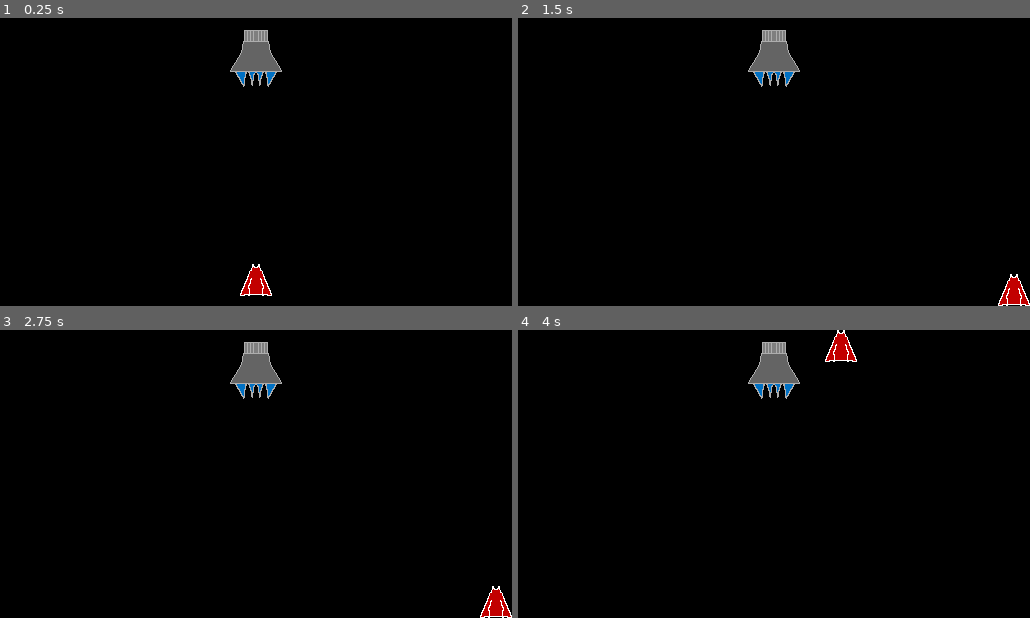
Above: before the commit, frames 1-4 (two rows, left to right).
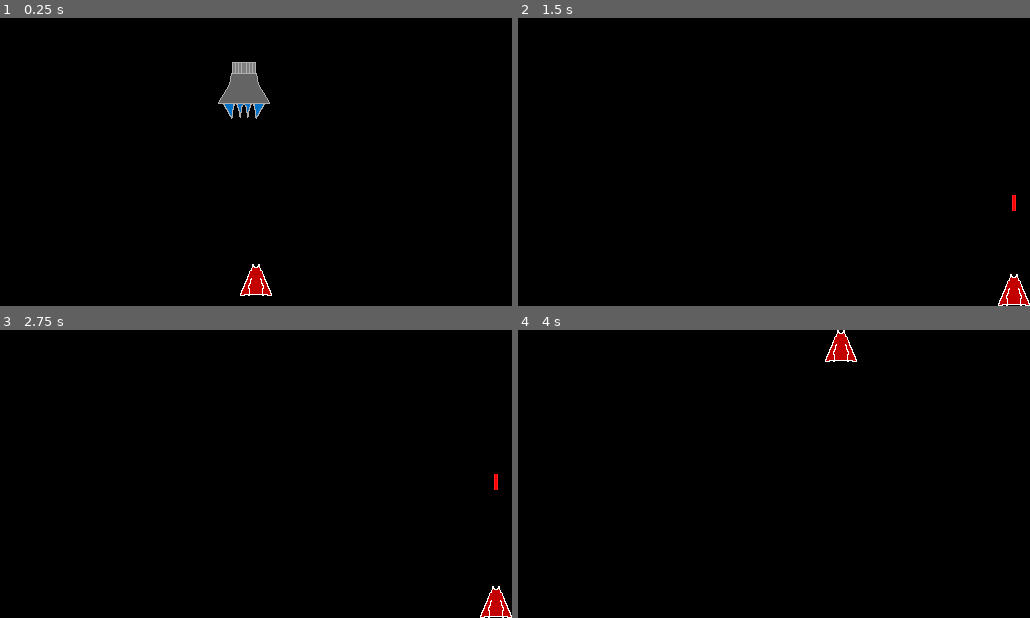
Above: after the commit, the same moments.

Repository: Dovodx/ld57
Game: Godot game, scene res://Scenes/level.tscn
The game is run twice, just before and just after one commit, with the same random seed, the same clock (stepped at 60 frames per second) and the same inputs. This scene is started directly instead of the project's main scene.
Inputs (mouse positions are in pixels of both pictures, inside the frame that each line leads up to):
- Up to frame 1 (0.25 s): no input
- Up to frame 2 (1.5 s): move the mouse to (886, 147) at 0.52 s; press the mouse at (886, 147) at 0.53 s; hold D (right) 0.53-1.28 s; move the mouse to (671, 176) at 1.27 s; release the mouse at (671, 176) at 1.28 s; hold S (back) from 1.28 s (still down); click (671, 176) at 1.35 s
- Up to frame 3 (2.75 s): tap Enter at 2 s; move the mouse to (307, 410) at 2.02 s; release S (back) at 2.03 s; press the mouse at (307, 410) at 2.03 s; hold D (right) from 2.03 s (still down)
- Up to frame 4 (4 s): move the mouse to (748, 531) at 2.77 s; release D (right) at 2.78 s; release the mouse at (748, 531) at 2.78 s; hold W (forward) 2.78-3.53 s; click (748, 531) at 2.85 s; move the mouse to (927, 517) at 3.52 s; press the mouse at (927, 517) at 3.53 s; hold A (left) from 3.53 s (still down)

The runs differ from the first frame. In frame 1, 2.0% of the frame differs, in the area x 42-56%, y 4-36%; in frame 2, 1.2%; in frame 3, 1.2%; in frame 4, 1.1%.

Commit message:
Laser shooting, player and enemy collisions almost done

Diff:
--- /dev/null
+++ b/Prefabs/player_laser.tscn
@@ -0,0 +1,35 @@
+[gd_scene load_steps=5 format=3 uid="uid://b623nbltxuqvb"]
+
+[ext_resource type="Script" uid="uid://bmibqxwxw2prg" path="res://Scripts/PlayerLaserScript.gd" id="1_jq6rg"]
+[ext_resource type="Texture2D" uid="uid://w4mqll5eyham" path="res://Textures/player laser.png" id="1_r7l8n"]
+[ext_resource type="Script" uid="uid://buqt0ou6cf8x7" path="res://Scripts/HitboxScript.gd" id="3_et36x"]
+
+[sub_resource type="RectangleShape2D" id="RectangleShape2D_81xng"]
+size = Vector2(4, 16)
+
+[node name="player laser" type="CharacterBody2D"]
+collision_layer = 4
+collision_mask = 2
+motion_mode = 1
+script = ExtResource("1_jq6rg")
+
+[node name="sprite" type="Sprite2D" parent="."]
+texture = ExtResource("1_r7l8n")
+
+[node name="deathtimer" type="Timer" parent="."]
+process_callback = 0
+wait_time = 0.35
+one_shot = true
+autostart = true
+
+[node name="hitbox" type="Area2D" parent="."]
+collision_layer = 4
+collision_mask = 10
+script = ExtResource("3_et36x")
+
+[node name="CollisionShape2D" type="CollisionShape2D" parent="hitbox"]
+visible = false
+shape = SubResource("RectangleShape2D_81xng")
+
+[connection signal="timeout" from="deathtimer" to="." method="_on_deathtimer_timeout"]
+[connection signal="was_hit" from="hitbox" to="." method="_on_hitbox_was_hit"]
--- a/Scenes/level.tscn
+++ b/Scenes/level.tscn
@@ -1,8 +1,10 @@
-[gd_scene load_steps=5 format=3 uid="uid://dg4fnd0lydoit"]
+[gd_scene load_steps=7 format=3 uid="uid://dg4fnd0lydoit"]
 
 [ext_resource type="Script" uid="uid://cr5xu4kagjcec" path="res://Scripts/PlayerScript.gd" id="1_6phgx"]
 [ext_resource type="Texture2D" uid="uid://dqgmrvc6gxgo4" path="res://Textures/player.png" id="1_tumq0"]
 [ext_resource type="Texture2D" uid="uid://bgrytuceaec2j" path="res://Textures/enemy 1.png" id="2_k5f4k"]
+[ext_resource type="Script" uid="uid://dnt77miv7gun3" path="res://Scripts/Enemy1Script.gd" id="3_81xng"]
+[ext_resource type="Script" uid="uid://bswyl63jrj7lh" path="res://Scripts/HealthScript.gd" id="5_wqkje"]
 
 [sub_resource type="RectangleShape2D" id="RectangleShape2D_6phgx"]
 size = Vector2(9000, 200)
@@ -12,20 +14,30 @@
 [node name="player" type="CharacterBody2D" parent="."]
 position = Vector2(256, 262)
 collision_mask = 58
+motion_mode = 1
 script = ExtResource("1_6phgx")
 
 [node name="sprite" type="Sprite2D" parent="player"]
 texture = ExtResource("1_tumq0")
 
+[node name="laser timer" type="Timer" parent="player"]
+process_callback = 0
+wait_time = 0.25
+one_shot = true
+
 [node name="collider" type="CollisionPolygon2D" parent="player"]
 visible = false
 polygon = PackedVector2Array(16, 16, 4, -16, -4, -16, -16, 16)
 
-[node name="Enemy1" type="Sprite2D" parent="."]
-position = Vector2(256, 41)
-texture = ExtResource("2_k5f4k")
+[node name="hurtbox" type="Area2D" parent="player"]
+collision_mask = 10
+
+[node name="collider" type="CollisionPolygon2D" parent="player/hurtbox"]
+visible = false
+polygon = PackedVector2Array(16, 16, 4, -16, -4, -16, -16, 16)
 
 [node name="vertical boundaries" type="StaticBody2D" parent="."]
+visible = false
 collision_layer = 16
 
 [node name="top boundary" type="CollisionShape2D" parent="vertical boundaries"]
@@ -37,6 +49,7 @@
 shape = SubResource("RectangleShape2D_6phgx")
 
 [node name="horizontal boundaries" type="StaticBody2D" parent="."]
+visible = false
 collision_layer = 32
 collision_mask = 21
 
@@ -49,3 +62,34 @@
 position = Vector2(612, 144)
 rotation = 1.5708
 shape = SubResource("RectangleShape2D_6phgx")
+
+[node name="enemy1" type="CharacterBody2D" parent="."]
+position = Vector2(244, 26)
+motion_mode = 1
+script = ExtResource("3_81xng")
+
+[node name="sprite" type="Sprite2D" parent="enemy1"]
+texture = ExtResource("2_k5f4k")
+
+[node name="healthnode" type="Node" parent="enemy1"]
+script = ExtResource("5_wqkje")
+team = 1
+
+[node name="hitbox" type="Area2D" parent="enemy1"]
+collision_layer = 8
+
+[node name="CollisionPolygon2D" type="CollisionPolygon2D" parent="enemy1/hitbox"]
+visible = false
+polygon = PackedVector2Array(12, -29, 15, -9, 26, 13, 13, 28, -13, 28, -26, 13, -15, -9, -12, -29)
+
+[node name="hurtbox" type="Area2D" parent="enemy1"]
+collision_layer = 2
+collision_mask = 4
+
+[node name="CollisionPolygon2D" type="CollisionPolygon2D" parent="enemy1/hurtbox"]
+visible = false
+polygon = PackedVector2Array(12, -29, 15, -9, 26, 13, 13, 28, -13, 28, -26, 13, -15, -9, -12, -29)
+
+[connection signal="died" from="enemy1/healthnode" to="enemy1" method="_on_healthnode_died"]
+[connection signal="area_entered" from="enemy1/hitbox" to="enemy1" method="_on_hitbox_area_entered"]
+[connection signal="area_entered" from="enemy1/hurtbox" to="enemy1/healthnode" method="hurtbox_hit"]
--- /dev/null
+++ b/Scripts/Enemy1Script.gd
@@ -0,0 +1,19 @@
+extends CharacterBody2D
+
+var speed = 200
+
+func _physics_process(delta: float) -> void:
+	velocity = Vector2.DOWN * speed
+	if global_position.y >= 322:
+		die()
+	move_and_slide()
+
+func die():
+	queue_free()
+	#todo: different cases for dying to player vs going offscreen
+
+func _on_healthnode_died() -> void:
+	die()
+
+func _on_hitbox_area_entered(area: Area2D) -> void:
+	die() #die when we ram into the player
--- /dev/null
+++ b/Scripts/HealthScript.gd
@@ -0,0 +1,24 @@
+extends Node
+
+@export var health = 1
+@export var maxhealth = 1
+@export var team = 0
+@export var dead = false
+
+signal died
+
+func hurtbox_hit(area: Area2D):
+	if dead: return
+	if area.team != team:
+		take_damage(area.damage)
+		area.was_hit.emit()
+
+func take_damage(damage):
+	if dead: return
+	health -= damage
+	if health <= 0:
+		die()
+
+func die():
+	dead = true
+	died.emit()
--- /dev/null
+++ b/Scripts/HitboxScript.gd
@@ -0,0 +1,10 @@
+extends Node
+
+signal was_hit
+@export var team = 0
+@export var damage = 1
+#@export var hitlimit = 1
+#todo: if using hitlimit, need to track number of valid hits
+
+#func valid_hit():
+	#was_hit.emit()
--- /dev/null
+++ b/Scripts/PlayerLaserScript.gd
@@ -0,0 +1,16 @@
+extends CharacterBody2D
+
+var speed = 1000
+
+func _physics_process(delta: float):
+	velocity = Vector2.UP * speed
+	move_and_slide()
+
+func _on_deathtimer_timeout():
+	die()
+
+func _on_hitbox_was_hit():
+	die()
+
+func die():
+	queue_free()
--- a/Scripts/PlayerScript.gd
+++ b/Scripts/PlayerScript.gd
@@ -1,8 +1,18 @@
 extends CharacterBody2D
 
+@export var laser_prefab: PackedScene = preload("res://Prefabs/player_laser.tscn")
+@onready var laser_timer = $"laser timer"
+var laser_cooldown = 0.25
 var speed = 400
 
 func _physics_process(delta: float):
 	var input_dir = Vector2(Input.get_axis("left", "right"), Input.get_axis("forward", "back"))
 	velocity = input_dir.normalized() * speed
+
+	if Input.is_action_pressed("fire") && laser_timer.is_stopped():
+		var tospawn = laser_prefab.instantiate()
+		tospawn.global_position = global_position + Vector2.UP * 20
+		get_tree().root.add_child(tospawn)
+		laser_timer.start(laser_cooldown)
+
 	move_and_slide()
--- a/project.godot
+++ b/project.godot
@@ -54,19 +54,16 @@
 "events": [Object(InputEventKey,"resource_local_to_scene":false,"resource_name":"","device":-1,"window_id":0,"alt_press …(192 unchanged characters)…
 ]
 }
-jump={
-"deadzone": 0.5,
-"events": [Object(InputEventKey,"resource_local_to_scene":false,"resource_name":"","device":-1,"window_id":0,"alt_pressed":false,"shift_pressed":false,"ctrl_pressed":false,"meta_pressed":false,"pressed":false,"keycode":0,"physical_keycode":32,"key_label":0,"unicode":32,"location":0,"echo":false,"script":null)
-]
-}
 fire={
 "deadzone": 0.5,
 "events": [Object(InputEventMouseButton,"resource_local_to_scene":false,"resource_name":"","device":-1,"window_id":0,"a …(258 unchanged characters)…
+, Object(InputEventKey,"resource_local_to_scene":false,"resource_name":"","device":-1,"window_id":0,"alt_pressed":false,"shift_pressed":false,"ctrl_pressed":false,"meta_pressed":false,"pressed":false,"keycode":0,"physical_keycode":32,"key_label":0,"unicode":32,"location":0,"echo":false,"script":null)
 ]
 }
 secondary_fire={
 "deadzone": 0.5,
 "events": [Object(InputEventMouseButton,"resource_local_to_scene":false,"resource_name":"","device":-1,"window_id":0,"a …(258 unchanged characters)…
+, Object(InputEventKey,"resource_local_to_scene":false,"resource_name":"","device":-1,"window_id":0,"alt_pressed":false,"shift_pressed":false,"ctrl_pressed":false,"meta_pressed":false,"pressed":false,"keycode":0,"physical_keycode":4194325,"key_label":0,"unicode":0,"location":0,"echo":false,"script":null)
 ]
 }
 
Not shown, added: Scripts/Enemy1Script.gd.uid
Not shown, added: Scripts/HealthScript.gd.uid
Not shown, added: Scripts/HitboxScript.gd.uid
Not shown, added: Scripts/PlayerLaserScript.gd.uid
Binary file changed: Textures/player laser.png
Not shown, changed: todo.txt
Not shown, changed: Textures/player sprites.xcf
